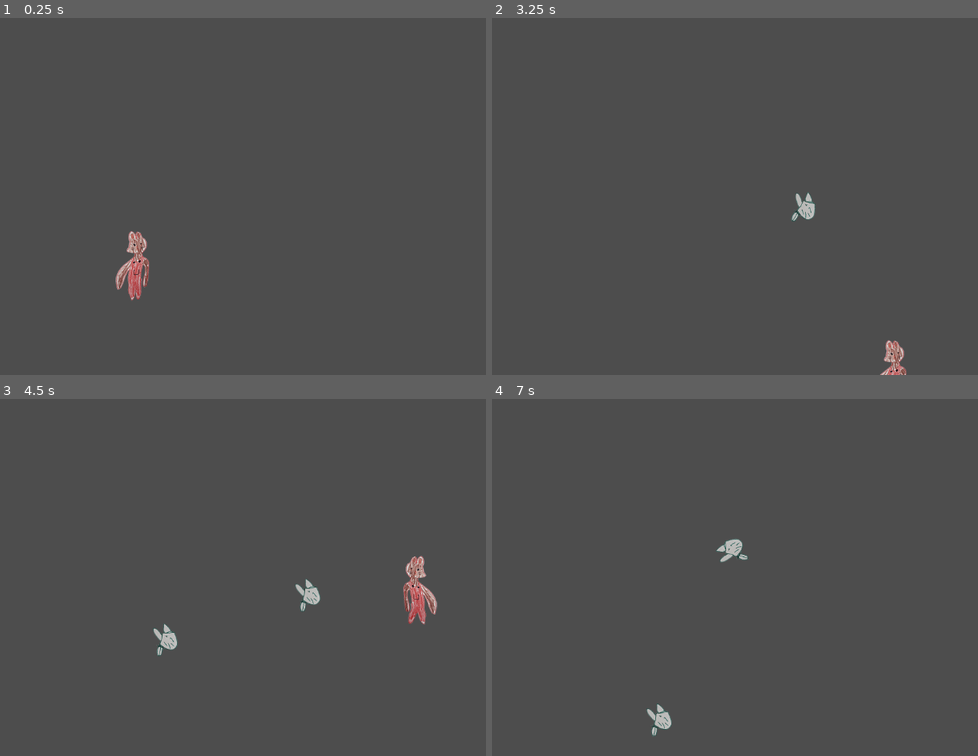
Above: before the commit, frames 1-4 (two rows, left to right).
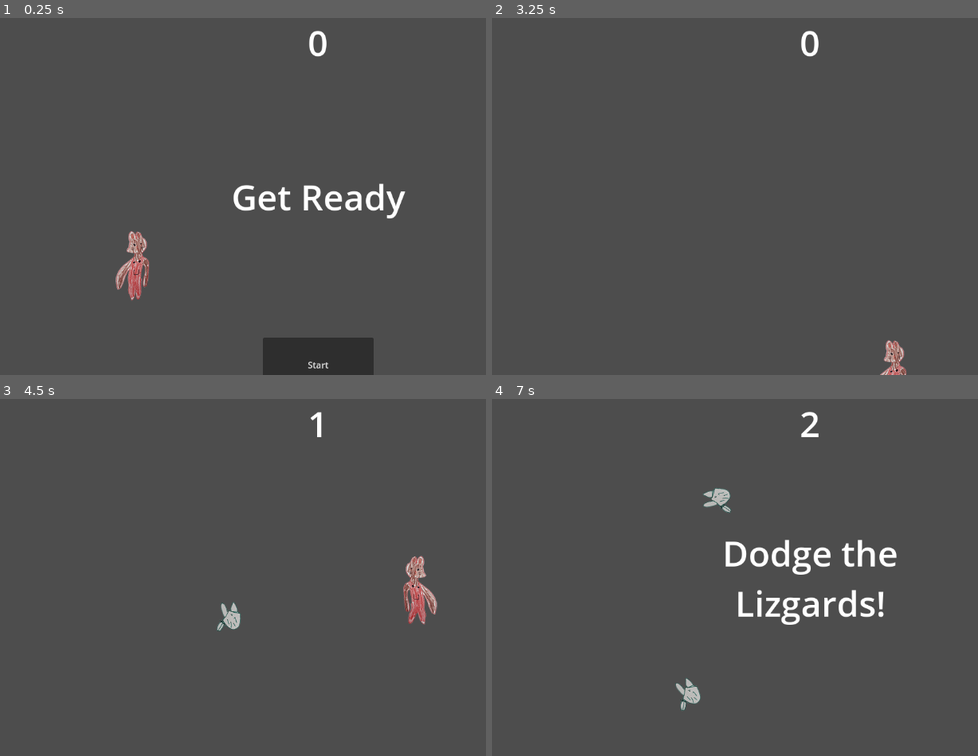
Above: after the commit, the same moments.

Repository: mkrawczyk/emilys-first-game
Game: Godot game, scene res://main.tscn
Two runs of this game, one before a commit and one after it. Both use one fixed random seed, a clock stepped at 60 frames per second and the inputs below.
Inputs (mouse positions are in pixels of both pictures, inside the frame that each line leads up to):
- Up to frame 1 (0.25 s): no input
- Up to frame 2 (3.25 s): click (807, 364) at 0.5 s, where only the run after the commit has a clickable "Start"; tap Enter at 1.25 s; hold Right (move_right) 1.28-2.03 s; hold S (move_down) 2.03-2.78 s; hold Right (move_right) from 2.78 s (still down)
- Up to frame 3 (4.5 s): release Right (move_right) at 3.53 s; hold W (move_up) 3.53-4.28 s; hold Left (move_left) from 4.28 s (still down)
- Up to frame 4 (7 s): release Left (move_left) at 5.78 s; hold S (move_down) 5.78-6.53 s; hold Right (move_right) from 6.53 s (still down)

The runs differ from the first frame. In frame 1, 3.6% of the frame differs, in the area x 48-84%, y 3-100%; in frame 2, 0.4%; in frame 3, 0.8%; in frame 4, 3.0%.

Commit message:
Adding a very basic HUD.

Diff:
--- /dev/null
+++ b/emily's-first-game/hud.gd
@@ -0,0 +1,29 @@
+extends CanvasLayer
+
+signal start_game
+
+func show_message(text):
+	$Message.text = text
+	$Message.show()
+	$MessageTimer.start()
+
+func show_game_over():
+	show_message("Game Over")
+	await $MessageTimer.timeout
+
+	$Message.text = "Dodge the Lizgards!"
+	$Message.show()
+
+	await get_tree().create_timer(1.0).timeout
+	$StartButton.show()
+
+func update_score(score):
+	$ScoreLabel.text = str(score)
+
+func _on_message_timer_timeout() -> void:
+	$Message.hide()
+
+
+func _on_start_button_pressed() -> void:
+	$StartButton.hide()
+	start_game.emit()
--- /dev/null
+++ b/emily's-first-game/hud.tscn
@@ -0,0 +1,58 @@
+[gd_scene load_steps=2 format=3 uid="uid://m43tr3hrj42e"]
+
+[ext_resource type="Script" path="res://hud.gd" id="1_yketn"]
+
+[node name="HUD" type="CanvasLayer"]
+script = ExtResource("1_yketn")
+
+[node name="ScoreLabel" type="Label" parent="."]
+anchors_preset = 5
+anchor_left = 0.5
+anchor_right = 0.5
+offset_left = -20.0
+offset_right = 20.0
+offset_bottom = 88.0
+grow_horizontal = 2
+theme_override_font_sizes/font_size = 64
+text = "0"
+horizontal_alignment = 1
+vertical_alignment = 1
+
+[node name="Message" type="Label" parent="."]
+anchors_preset = 8
+anchor_left = 0.5
+anchor_top = 0.5
+anchor_right = 0.5
+anchor_bottom = 0.5
+offset_left = -240.0
+offset_top = -37.5
+offset_right = 240.0
+offset_bottom = 37.5
+grow_horizontal = 2
+grow_vertical = 2
+theme_override_font_sizes/font_size = 64
+text = "Dodge the Lizgards!"
+horizontal_alignment = 1
+vertical_alignment = 1
+autowrap_mode = 2
+
+[node name="StartButton" type="Button" parent="."]
+anchors_preset = 7
+anchor_left = 0.5
+anchor_top = 1.0
+anchor_right = 0.5
+anchor_bottom = 1.0
+offset_left = -100.0
+offset_top = -68.0
+offset_right = 100.0
+offset_bottom = 32.0
+grow_horizontal = 2
+grow_vertical = 0
+text = "Start"
+
+[node name="MessageTimer" type="Timer" parent="."]
+wait_time = 2.0
+one_shot = true
+
+[connection signal="pressed" from="StartButton" to="." method="_on_start_button_pressed"]
+[connection signal="timeout" from="MessageTimer" to="." method="_on_message_timer_timeout"]
--- a/emily's-first-game/lizgard.tscn
+++ b/emily's-first-game/lizgard.tscn
@@ -47,7 +47,7 @@
 position = Vector2(-4, 2)
 shape = SubResource("CapsuleShape2D_21k6m")
 
-[node name="VisibleOnScreenNotifier2D" type="VisibleOnScreenNotifier2D" parent="."]
+[node name="VisibleOnScreenNotifier2D" type="VisibleOnScreenNotifier2D" parent="." groups=["mobs"]]
 position = Vector2(-8, -3)
 
 [connection signal="screen_exited" from="VisibleOnScreenNotifier2D" to="." method="_on_visible_on_screen_notifier_2d_screen_exited"]
--- a/emily's-first-game/main.gd
+++ b/emily's-first-game/main.gd
@@ -9,11 +9,15 @@
 func game_over() -> void:
 	$ScoreTimer.stop()
 	$MobTimer.stop()
+	$HUD.show_game_over()
 
 func new_game() -> void:
 	score = 0
 	$Player.start($StartPosition.position)
 	$StartTimer.start()
+	$HUD.update_score(score)
+	$HUD.show_message("Get Ready")
+	get_tree().call_group("mobs", "queue_free")
 
 
 func _on_mob_timer_timeout() -> void:
@@ -44,6 +48,7 @@
 
 func _on_score_timer_timeout() -> void:
 	score += 1
+	$HUD.update_score(score)
 
 
 func _on_start_timer_timeout() -> void:
--- a/emily's-first-game/main.tscn
+++ b/emily's-first-game/main.tscn
@@ -1,8 +1,9 @@
-[gd_scene load_steps=5 format=3 uid="uid://ca7gbsgp205vr"]
+[gd_scene load_steps=6 format=3 uid="uid://ca7gbsgp205vr"]
 
 [ext_resource type="Script" path="res://main.gd" id="1_mmvec"]
 [ext_resource type="PackedScene" uid="uid://1be8ul0nb1pv" path="res://player.tscn" id="2_5xx11"]
 [ext_resource type="PackedScene" uid="uid://by23q5q73n0r8" path="res://lizgard.tscn" id="2_o8go0"]
+[ext_resource type="PackedScene" uid="uid://m43tr3hrj42e" path="res://hud.tscn" id="4_ghwg3"]
 
 [sub_resource type="Curve2D" id="Curve2D_4k0xw"]
 _data = {
@@ -35,7 +36,10 @@
 [node name="MobSpawnLocation" type="PathFollow2D" parent="MobPath"]
 position = Vector2(-616, -384)
 
+[node name="HUD" parent="." instance=ExtResource("4_ghwg3")]
+
 [connection signal="hit" from="Player" to="." method="game_over"]
 [connection signal="timeout" from="MobTimer" to="." method="_on_mob_timer_timeout"]
 [connection signal="timeout" from="ScoreTimer" to="." method="_on_score_timer_timeout"]
 [connection signal="timeout" from="StartTimer" to="." method="_on_start_timer_timeout"]
+[connection signal="start_game" from="HUD" to="." method="new_game"]
